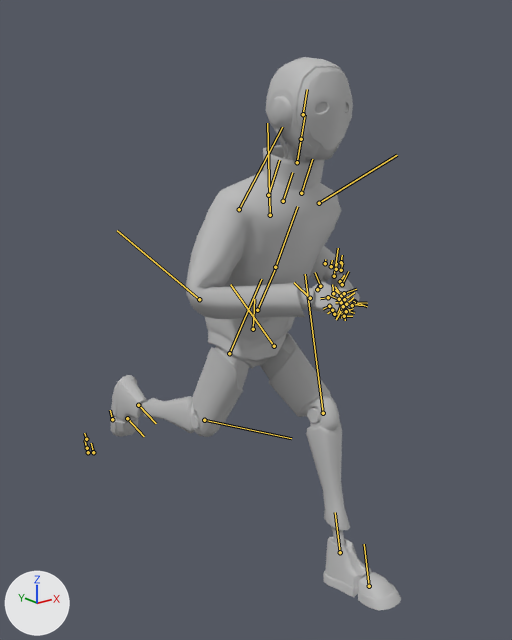
The FBX model AmorExMachina/Assets/Animations/Gabriel/animation_gabriel_sprint.fbx, before and after one commit.
One viewpoint serves both versions: a camera (50 mm lens) standing at (-1.304, -1.736, 1.5) and looking at (0.066, -0.024, 0.815). Arrows for +X, +Y and +Z are at lower left; the lights stay in place. Both versions are drawn at frame 1 of the action 'animation_gabriel_running'; the numbers are the values there. The bones that bend it are drawn over the model as lines.

The first picture shows 'character_gabriel'.
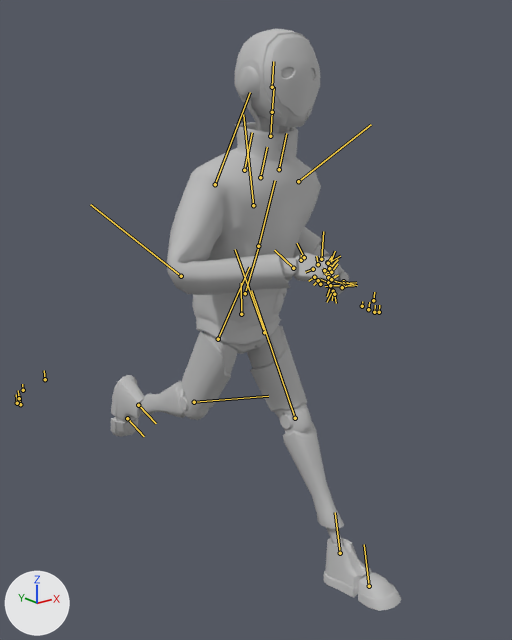
Edits to the scene script, one JSON object a line:
```json
{"block": "bone_character1_hips", "where": "bone_character1_hips = bpy.data.objects['character_gabriel_rig'].pose.bones['Character1_Hips']"}
{"op": "set", "path": "bone_character1_hips.location", "old": "(4.9, -10.8, 5.9)", "new": "(0.5, -5.1, 5.5)"}
{"op": "set", "path": "bone_character1_hips.rotation_quaternion", "old": "(0.999, -0.005, -0.029, -0.03)", "new": "(0.997, -0.052, -0.035, -0.037)", "note": "degrees (0, -3, -3) -> degrees (-6, -4, -4)"}
{"block": "bone_character1_leftupleg", "where": "bone_character1_leftupleg = bpy.data.objects['character_gabriel_rig'].pose.bones['Character1_LeftUpLeg']  # child of 'Character1_Hips'"}
{"op": "set", "path": "bone_character1_leftupleg.rotation_quaternion", "old": "(0.879, -0.474, 0.056, 0.006)", "new": "(0.973, -0.218, 0.064, 0.042)", "note": "degrees (-57, 6, -2) -> degrees (-25, 8, 3)"}
{"block": "bone_character1_leftleg", "where": "bone_character1_leftleg = bpy.data.objects['character_gabriel_rig'].pose.bones['Character1_LeftLeg']  # child of 'Character1_LeftUpLeg'"}
{"op": "set", "path": "bone_character1_leftleg.rotation_quaternion", "old": "(0.944, 0.328, -0.018, -0.011)", "new": "(1.0, -0.003, -0.023, -0.011)", "note": "degrees (38, -2, -2) -> degrees (0, -3, -1)"}
{"block": "bone_character1_leftfoot", "where": "bone_character1_leftfoot = bpy.data.objects['character_gabriel_rig'].pose.bones['Character1_LeftFoot']  # child of 'Character1_LeftLeg'"}
{"op": "set", "path": "bone_character1_leftfoot.rotation_quaternion", "old": "(0.997, 0.057, -0.014, 0.047)", "new": "(0.986, 0.167, -0.015, 0.007)", "note": "degrees (6, -2, 5) -> degrees (19, -2, 1)"}
{"block": "bone_character1_rightupleg", "where": "bone_character1_rightupleg = bpy.data.objects['character_gabriel_rig'].pose.bones['Character1_RightUpLeg']  # child of 'Character1_Hips'"}
{"op": "set", "path": "bone_character1_rightupleg.rotation_quaternion", "old": "(0.975, 0.22, 0.028, -0.03)", "new": "(0.952, 0.306, 0.004, -0.007)", "note": "degrees (25, 4, -3) -> degrees (36, 1, -1)"}
{"block": "bone_character1_rightleg", "where": "bone_character1_rightleg = bpy.data.objects['character_gabriel_rig'].pose.bones['Character1_RightLeg']  # child of 'Character1_RightUpLeg'"}
{"op": "set", "path": "bone_character1_rightleg.rotation_quaternion", "old": "(0.897, 0.44, 0.032, 0.014)", "new": "(0.943, 0.33, 0.027, 0.01)", "note": "degrees (52, 3, 3) -> degrees (39, 3, 2)"}
{"block": "bone_character1_rightfoot", "where": "bone_character1_rightfoot = bpy.data.objects['character_gabriel_rig'].pose.bones['Character1_RightFoot']  # child of 'Character1_RightLeg'"}
{"op": "set", "path": "bone_character1_rightfoot.rotation_quaternion", "old": "(0.974, 0.225, 0.02, 0.013)", "new": "(0.953, 0.302, 0.016, -0.02)", "note": "degrees (26, 2, 2) -> degrees (35, 2, -2)"}
{"block": "bone_character1_spine", "where": "bone_character1_spine = bpy.data.objects['character_gabriel_rig'].pose.bones['Character1_Spine']  # child of 'Character1_Hips'"}
{"op": "set", "path": "bone_character1_spine.rotation_quaternion", "old": "(0.971, 0.22, 0.091, 0.005)", "new": "(0.973, 0.207, 0.096, 0.012)", "note": "degrees (26, 10, 3) -> degrees (24, 10, 4)"}
```

Changed parts and their boxes [x1, y1, x2, y2] in the pictures (512 x 640 px):
```json
{"object": "character_gabriel", "change": "posed", "before": [111, 57, 401, 611], "after": [111, 29, 401, 611]}
{"bone": "Character1_Hips", "before": "(253, 329) to (254, 299)", "after": "(241, 314) to (241, 283)"}
{"bone": "Character1_LeftUpLeg", "before": "(274, 346) to (230, 284)", "after": "(264, 332) to (235, 249)"}
{"bone": "Character1_LeftLeg", "before": "(323, 413) to (305, 274)", "after": "(295, 418) to (251, 290)"}
{"bone": "Character1_LeftFoot", "before": "(340, 552) to (335, 512)", "after": "(340, 553) to (335, 512)"}
{"bone": "Character1_RightUpLeg", "before": "(229, 353) to (261, 279)", "after": "(218, 339) to (249, 267)"}
{"bone": "Character1_RightLeg", "before": "(204, 420) to (291, 438)", "after": "(194, 402) to (268, 396)"}
{"bone": "Character1_Spine", "before": "(257, 310) to (276, 267)", "after": "(245, 293) to (259, 246)"}
```
